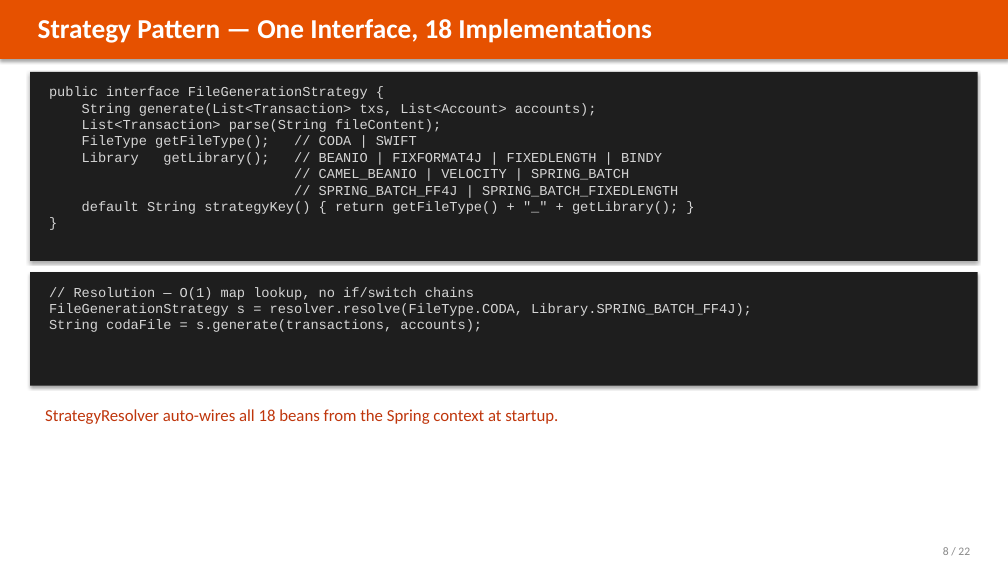
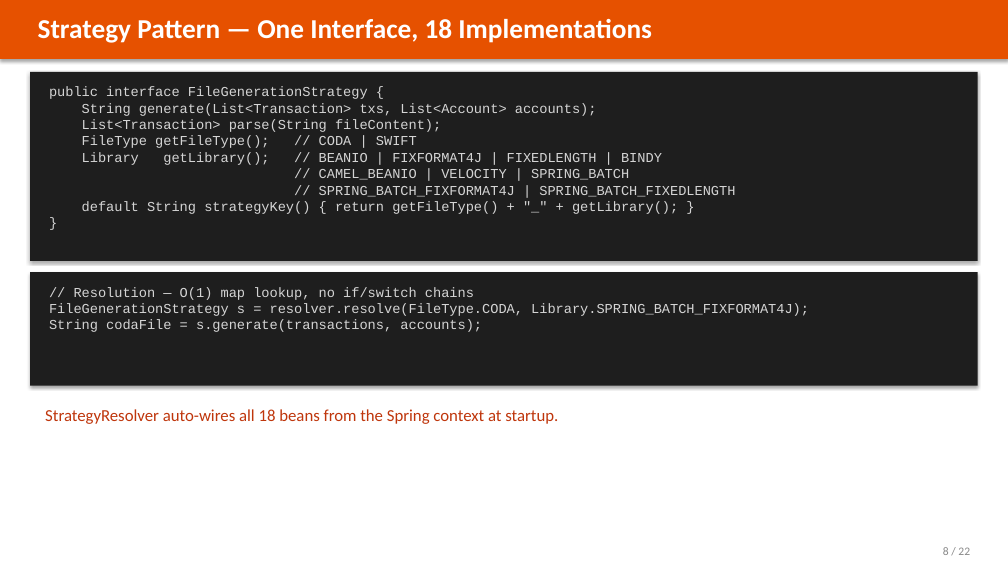
Before and after one commit to wallaceespindola/fixed-length-converters, a slide deck: slide 8 of docs/slides/banking-parser-platform.pptx. Drawn at 1008x567 pixels with LibreOffice and Linux fonts; fonts in the diff are those of the drawing. Boxes give left, top, right and bottom in pixels: in the first picture for what was removed or moved away, otherwise in the second. Text is boxed around its words. In the diff, an @@ line names an element or a change of style, - is before the commit and + after.

Commit message:
refactor!: rename SPRING_BATCH_FF4J, retitle the platform
SPRING_BATCH_FF4J used an abbreviation the rest of the codebase does not: the
plain library constant is FIXFORMAT4J. The hybrid is now
SPRING_BATCH_FIXFORMAT4J, and the classes follow the FixedFormat4J spelling
already used by CodaFixedFormat4JStrategy and FixedFormat4JFormatter:

  SpringBatchFf4jFormatter      -> SpringBatchFixedFormat4JFormatter
  CodaSpringBatchFf4jStrategy   -> CodaSpringBatchFixedFormat4JStrategy
  SwiftSpringBatchFf4jStrategy  -> SwiftSpringBatchFixedFormat4JStrategy

JMH fields and benchmark methods, the frontend dropdown, LIBS array and chart
colours, every diagram (.mmd, .puml and the Mermaid copy in index.html), the
report generator's grouping list and all documentation follow. This is breaking
for anyone posting {"library":"SPRING_BATCH_FF4J"} to /api/batch/generate.

The product is also retitled "Banking Fixed-Length File Benchmark Platform" —
benchmarking is what it is for, and the name was inconsistent across the UI,
the OpenAPI title, the actuator description, the Makefile banner and the docs.

Verified: 149 tests green; a live run resolves CODA and SWIFT under the new
constant and logs 18 registered strategies; the browser confirms the Run All
columns stay aligned now that the longest Library value is 24 characters.

```diff
--- a/docs/slides/banking-parser-platform.pptx
+++ b/docs/slides/banking-parser-platform.pptx
@@ text at bbox=[319, 186, 735, 197]: text changed @@
-// SPRING_BATCH_FF4J | SPRING_BATCH_FIXEDLENGTH
+// SPRING_BATCH_FIXFORMAT4J | SPRING_BATCH_FIXEDLENGTH
@@ text at bbox=[49, 303, 809, 316]: text changed @@
-FileGenerationStrategy s = resolver.resolve(FileType.CODA, Library.SPRING_BATCH_FF4J);
+FileGenerationStrategy s = resolver.resolve(FileType.CODA, Library.SPRING_BATCH_FIXFORMAT4J);
```
Also in this commit, not shown: 7 other slides changed, 29 other files.
